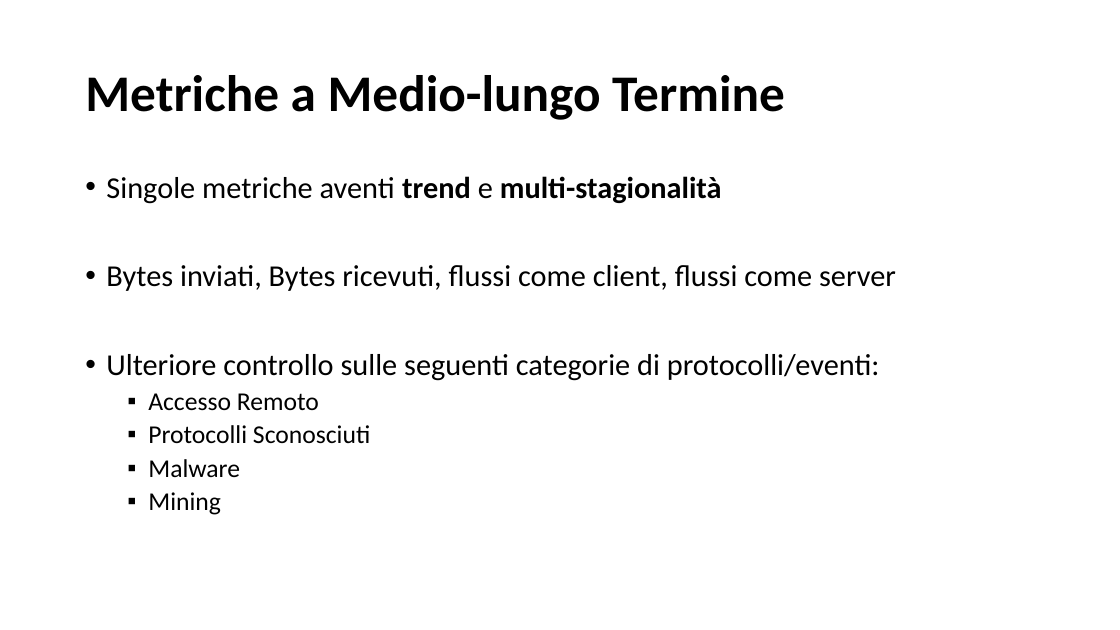
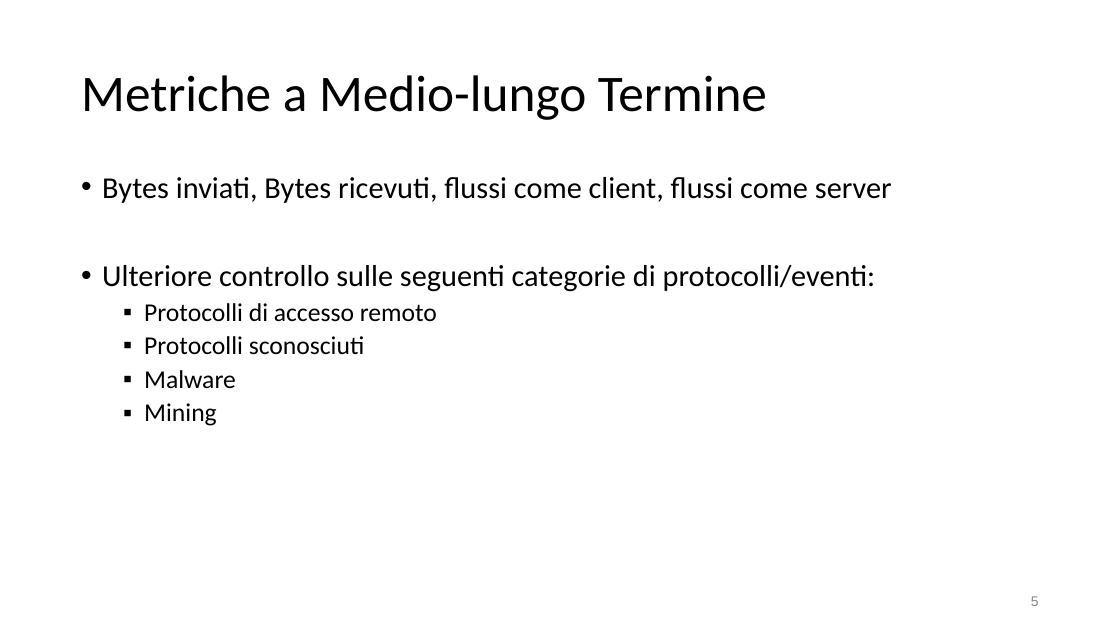
Before and after one commit to SalvatoreCostantino/Network-Time-Series-Analyzer, a slide deck: slide 5 of Tesi/slide tesi.pptx (slide 9 before the commit). Drawn at 1120x630 pixels with LibreOffice and Linux fonts; fonts in the diff are those of the drawing. Boxes give left, top, right and bottom in pixels: in the first picture for what was removed or moved away, otherwise in the second. Text is boxed around its words. In the diff, an @@ line names an element or a change of style, - is before the commit and + after.

```diff
--- a/Tesi/slide tesi.pptx
+++ b/Tesi/slide tesi.pptx
@@ title "Metriche a Medio-lungo Termine" at (81,75,767,120): bold off @@
@@ text at (106,176,722,204): paragraph removed @@
-• Singole metriche aventi trend e multi-stagionalità
@@ text at (144,303,437,355): text changed @@
-  ▪ Accesso Remoto
-  ▪ Protocolli Sconosciuti
+  ▪ Protocolli di accesso remoto
+  ▪ Protocolli sconosciuti
@@ page number added at (1031,596,1039,606), 12 pt, text #888888 @@
+5
```
Also in this commit, not shown: 18 other slides changed, 6 slides added, 19 slides removed, 9 other files.
